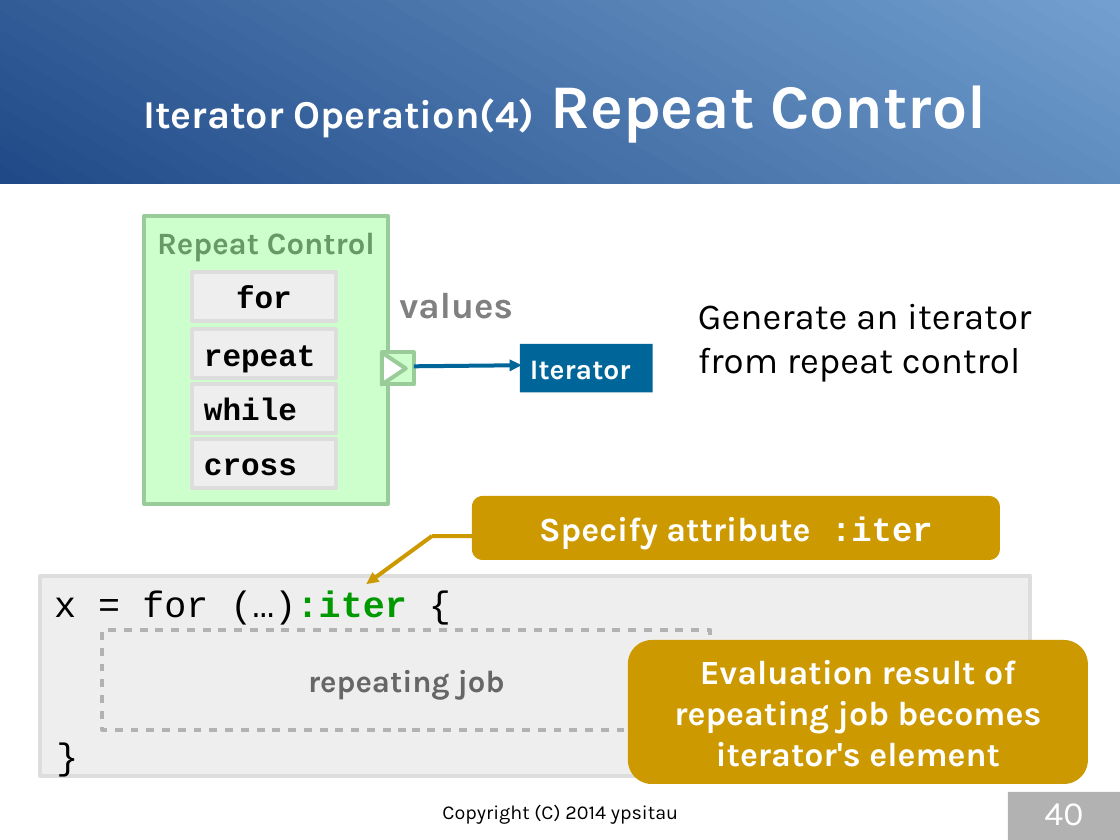
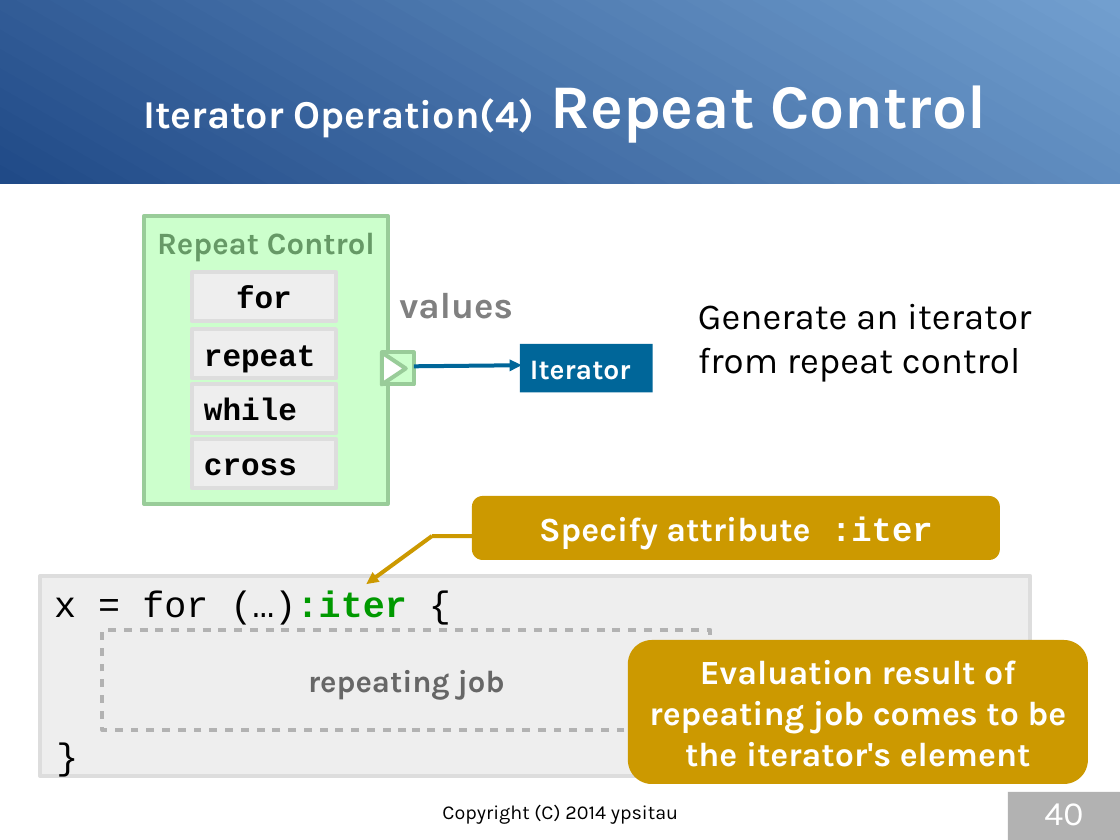
Before and after one commit to gura-lang/gura-doc, a slide deck: slide 40 of presentation/gura-introduction-e.odp. Drawn at 1120x840 pixels with LibreOffice and Linux fonts; fonts in the diff are those of the drawing. Boxes give left, top, right and bottom in pixels: in the first picture for what was removed or moved away, otherwise in the second. Text is boxed around its words. In the diff, an @@ line names an element or a change of style, - is before the commit and + after.

```diff
--- a/presentation/gura-introduction-e.odp
+++ b/presentation/gura-introduction-e.odp
@@ text in rounded rectangle at <box>649,701,1067,767</box>: text changed @@
-repeating job becomes
-iterator's element
+repeating job comes to be
+the iterator's element
```
Also in this commit, not shown: 12 other slides changed, 1 other file.
